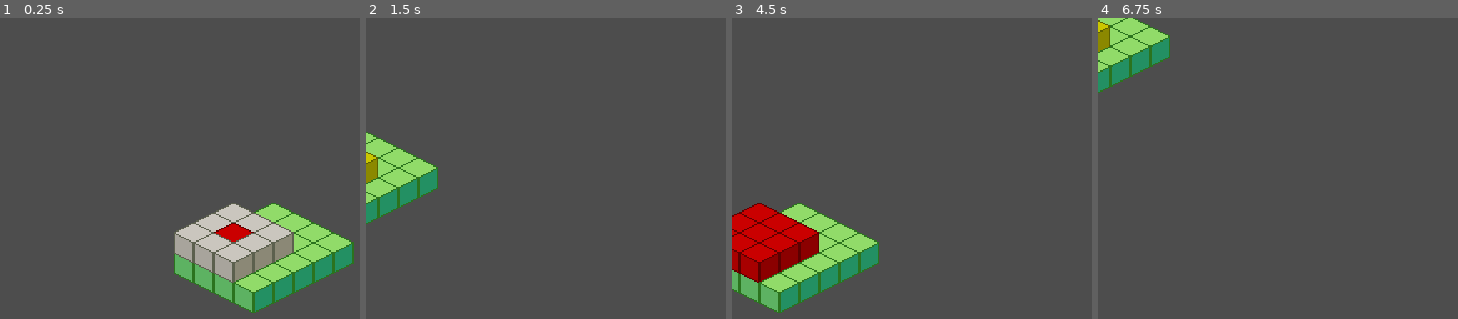
Above: before the commit, frames 1-4 (left to right).
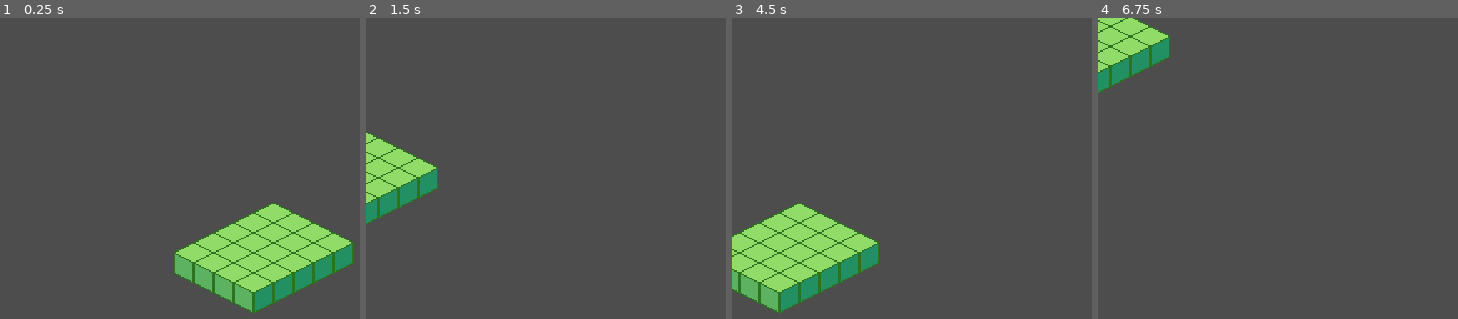
Above: after the commit, the same moments.

Repository: udonguk/godot_isometric_strategy_framework
Game: Godot game, scene res://scenes/main.tscn
Two runs of this game, one before a commit and one after it. Both use one fixed random seed, a clock stepped at 60 frames per second and the inputs below.
Inputs (mouse positions are in pixels of both pictures, inside the frame that each line leads up to):
- Up to frame 1 (0.25 s): no input
- Up to frame 2 (1.5 s): tap Enter at 0.5 s; move the mouse to (560, 252) at 0.52 s; hold Right (ui_right) 0.53-1.28 s; click (560, 252) at 0.67 s; tap Space at 0.77 s; move the mouse to (376, 252) at 1.27 s; hold Down (ui_down) from 1.28 s (still down); click (376, 252) at 1.42 s
- Up to frame 3 (4.5 s): tap Space at 1.52, 2.75, 3.02, 3.77 s; move the mouse to (outside the picture) at 2.02 s; release Down (ui_down) at 2.03 s; hold Right (ui_right) 2.03-2.78 s; move the mouse to (outside the picture) at 2.77 s; hold Up (ui_up) 2.78-3.53 s; click (outside the picture) at 2.92 s; tap Enter at 3.5 s; move the mouse to (outside the picture) at 3.52 s; hold Left (ui_left) from 3.53 s (still down); move the mouse to (890, 174) at 4.27 s
- Up to frame 4 (6.75 s): tap Space at 4.52, 6.02 s; move the mouse to (1292, 261) at 5.02 s; release Left (ui_left) at 5.03 s; hold Down (ui_down) 5.03-5.78 s; click (1292, 261) at 5.17 s; move the mouse to (1378, 129) at 5.77 s; hold Right (ui_right) 5.78-6.53 s; move the mouse to (outside the picture) at 6.52 s; hold Up (ui_up) from 6.53 s (still down)

The runs differ from the first frame. In frame 1, 5.4% of the frame differs, in the area x 48-82%, y 61-89%; in frame 2, 0.3%; in frame 3, 4.5%; in frame 4, 0.3%.

Commit message:
docs: 내비게이션 시스템 설계 문서 추가

Diff:
--- a/scripts/maps/test_map.gd
+++ b/scripts/maps/test_map.gd
@@ -73,7 +73,7 @@
 	building_manager.initialize(buildings_container)
 
 	# 3x3 그리드에 9개 건물 자동 생성
-	_create_test_buildings()
+	#_create_test_buildings()
 
 	print("[TestMap] 테스트 맵 초기화 완료")
 	print("[TestMap] 건물을 클릭하면 외곽선이 표시됩니다")
Not shown, added: docs/design/navigation_system_design.md
